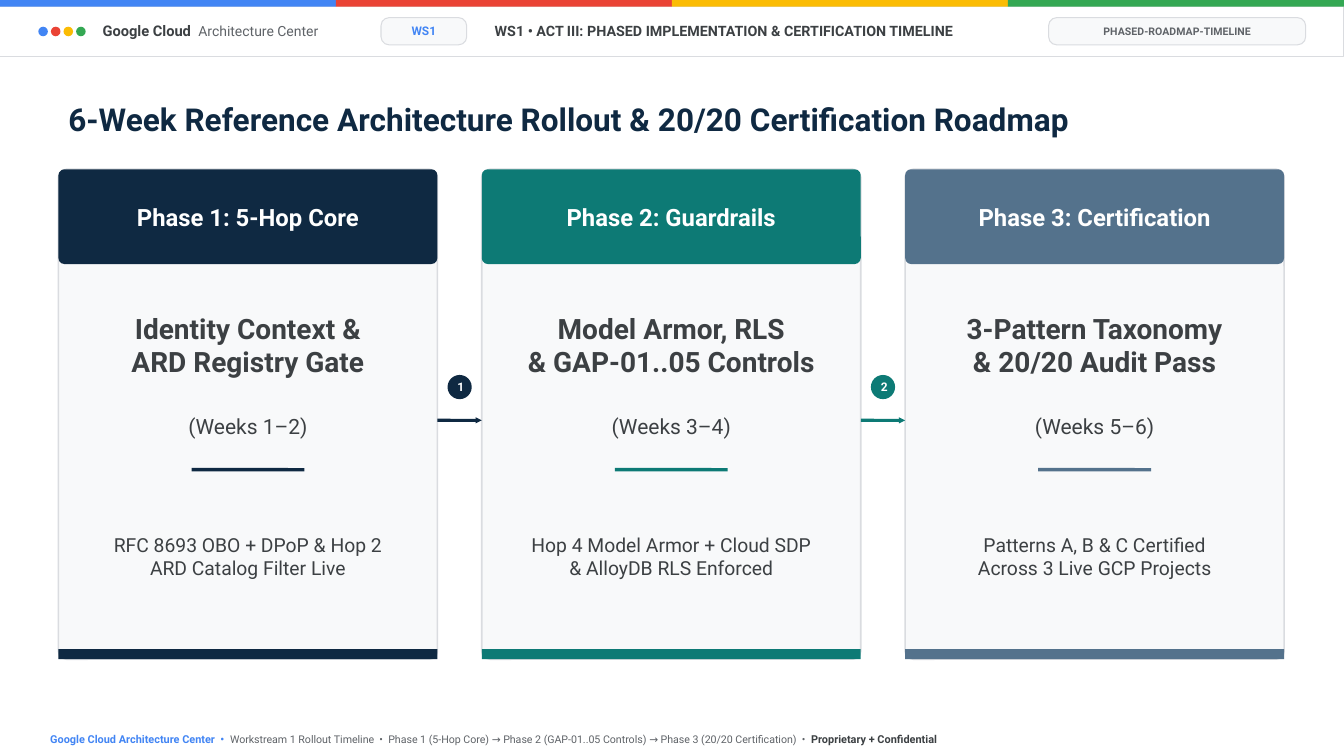
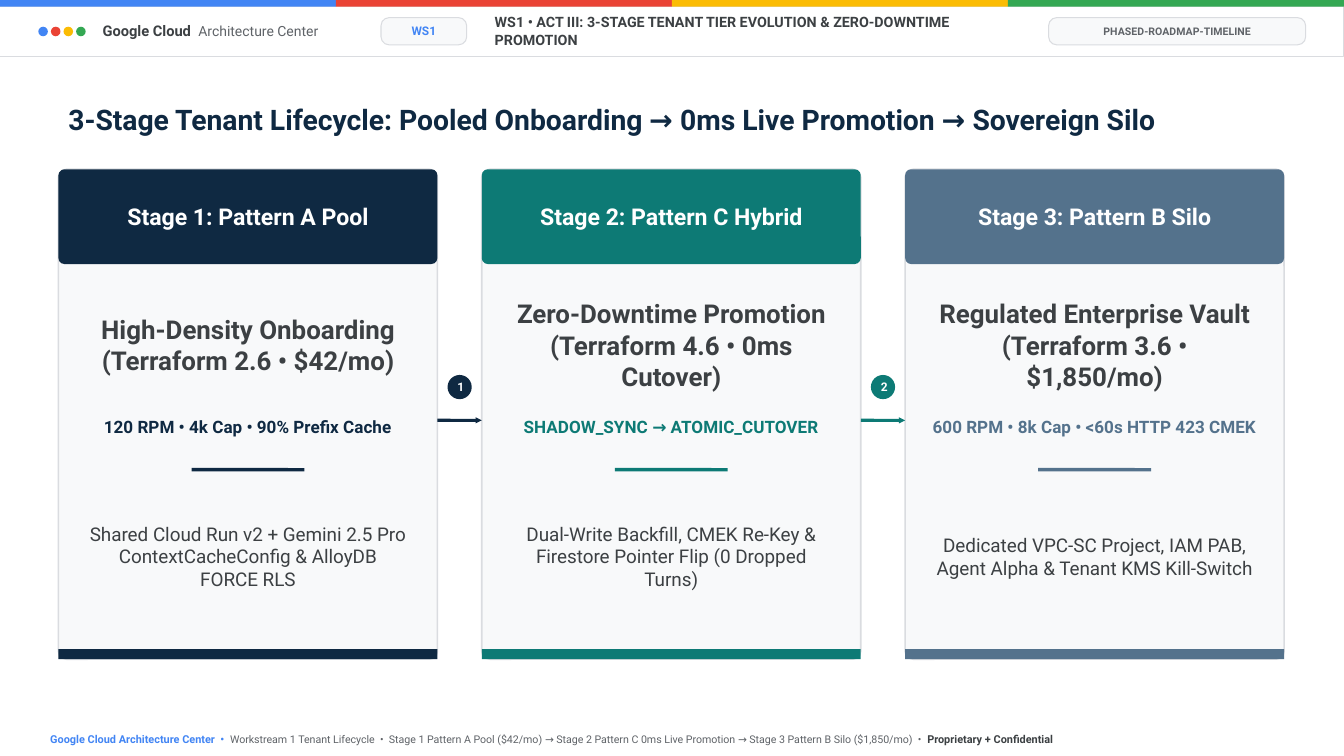
Before and after one commit to nitinaggarwal-12/blogs, a slide deck: slide 12 of slides/doc-mt-01-editable-slides.pptx. Drawn at 1344x756 pixels with LibreOffice and Linux fonts; fonts in the diff are those of the drawing. Boxes give left, top, right and bottom in pixels: in the first picture for what was removed or moved away, otherwise in the second. Text is boxed around its words. In the diff, an @@ line names an element or a change of style, - is before the commit and + after.

```diff
--- a/slides/doc-mt-01-editable-slides.pptx
+++ b/slides/doc-mt-01-editable-slides.pptx
@@ text at box(495, 16, 949, 45): text changed @@
-WS1 • ACT III: PHASED IMPLEMENTATION & CERTIFICATION TIMELINE
+WS1 • ACT III: 3-STAGE TENANT TIER EVOLUTION & ZERO-DOWNTIME PROMOTION
@@ text at box(68, 108, 1155, 136): text changed; size 22.5 to 20.2 pt @@
-6-Week Reference Architecture Rollout & 20/20 Certification Roadmap
+3-Stage Tenant Lifecycle: Pooled Onboarding → 0ms Live Promotion → Sovereign Silo
@@ text at box(127, 207, 369, 230): text changed; size 17 to 16.5 pt @@
-Phase 1: 5-Hop Core
+Stage 1: Pattern A Pool
@@ text at box(540, 207, 802, 230): text changed; size 17 to 16.5 pt @@
-Phase 2: Guardrails
+Stage 2: Pattern C Hybrid
@@ text at box(978, 207, 1211, 230): text changed; size 17 to 16.5 pt @@
-Phase 3: Certification
+Stage 3: Pattern B Silo
@@ text at box(101, 319, 394, 376): text changed; size 20 to 18.5 pt @@
-Identity Context &
-ARD Registry Gate
+High-Density Onboarding
+(Terraform 2.6 • $42/mo)
@@ text at box(517, 304, 825, 392): text changed; size 20 to 18.5 pt @@
-Model Armor, RLS
-& GAP-01..05 Controls
+Zero-Downtime Promotion
+(Terraform 4.6 • 0ms Cutover)
@@ text at box(939, 303, 1249, 392): text changed; size 20 to 18.5 pt @@
-3-Pattern Taxonomy
-& 20/20 Audit Pass
+Regulated Enterprise Vault
+(Terraform 3.6 • $1,850/mo)
@@ text at box(104, 420, 391, 437): text changed; size 15 to 12.2 pt; text colour #3C4043 to #0F2942; bold on @@
-(Weeks 1–2)
+120 RPM • 4k Cap • 90% Prefix Cache
@@ text at box(524, 420, 819, 435): text changed; size 15 to 12.2 pt; text colour #3C4043 to #0D7A75; bold on @@
-(Weeks 3–4)
+SHADOW_SYNC → ATOMIC_CUTOVER
@@ text at box(933, 420, 1256, 437): text changed; size 15 to 12.2 pt; text colour #3C4043 to #54728C; bold on @@
-(Weeks 5–6)
+600 RPM • 8k Cap • <60s HTTP 423 CMEK
@@ text at box(90, 527, 406, 586): text changed; size 13.8 to 13.5 pt @@
-RFC 8693 OBO + DPoP & Hop 2
-ARD Catalog Filter Live
+Shared Cloud Run v2 + Gemini 2.5 Pro
+ContextCacheConfig & AlloyDB FORCE RLS
@@ text at box(526, 526, 806, 590): text changed; size 13.8 to 13.5 pt @@
-Hop 4 Model Armor + Cloud SDP
-& AlloyDB RLS Enforced
+Dual-Write Backfill, CMEK Re-Key &
+Firestore Pointer Flip (0 Dropped Turns)
@@ text at box(937, 538, 1252, 579): text changed; size 13.8 to 13.5 pt @@
-Patterns A, B & C Certified
-Across 3 Live GCP Projects
+Dedicated VPC-SC Project, IAM PAB,
+Agent Alpha & Tenant KMS Kill-Switch
@@ text at box(50, 734, 1054, 746): text changed @@
-Google Cloud Architecture Center • Workstream 1 Rollout Timeline • Phase 1 (5-Hop Core) → Phase 2 (GAP-01..05 Controls) → Phase 3 (20/20 Certification) • Proprietary + Confidential
+Google Cloud Architecture Center • Workstream 1 Tenant Lifecycle • Stage 1 Pattern A Pool ($42/mo) → Stage 2 Pattern C 0ms Live Promotion → Stage 3 Pattern B Silo ($1,850/mo) • Proprietary + Confidential
```
Also in this commit, not shown: 2 other slides changed, 16 other files.
